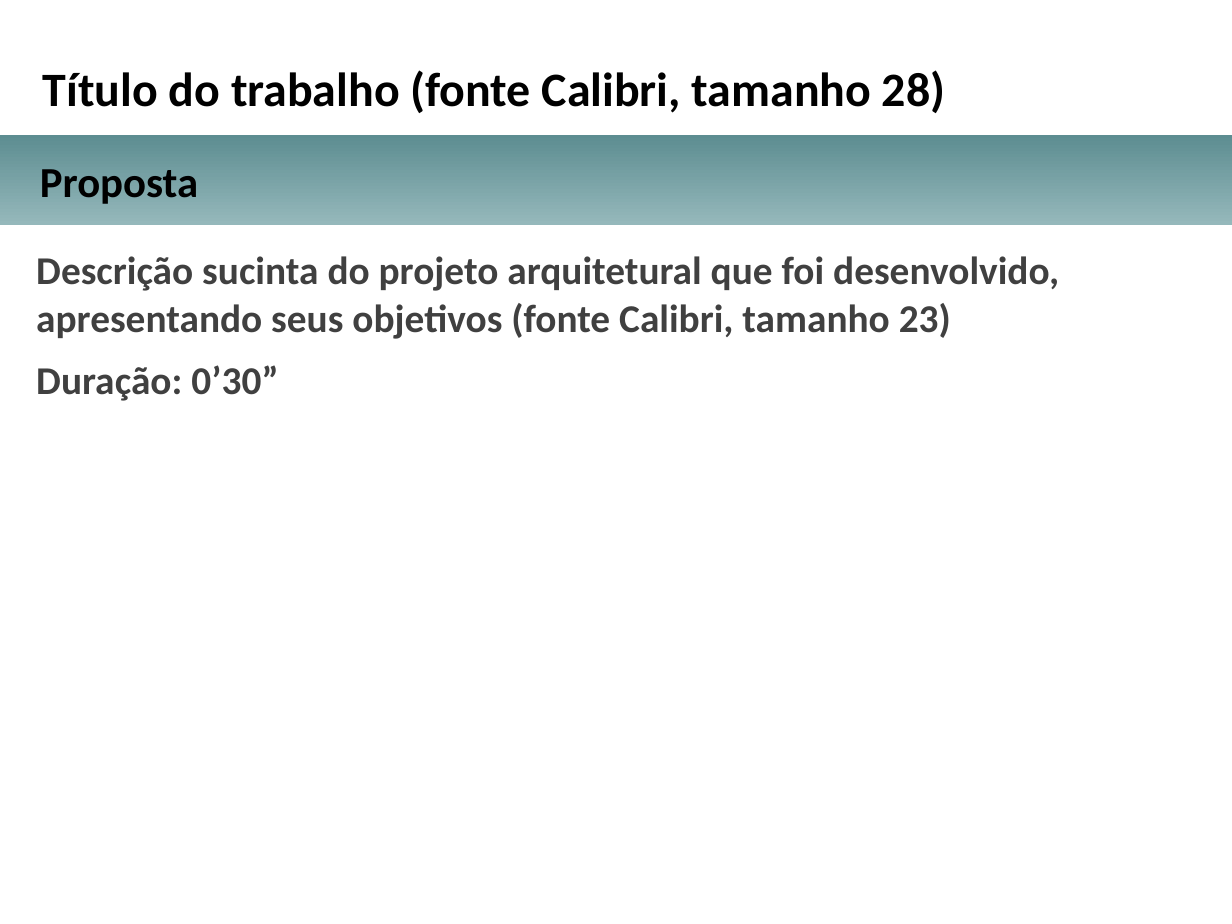
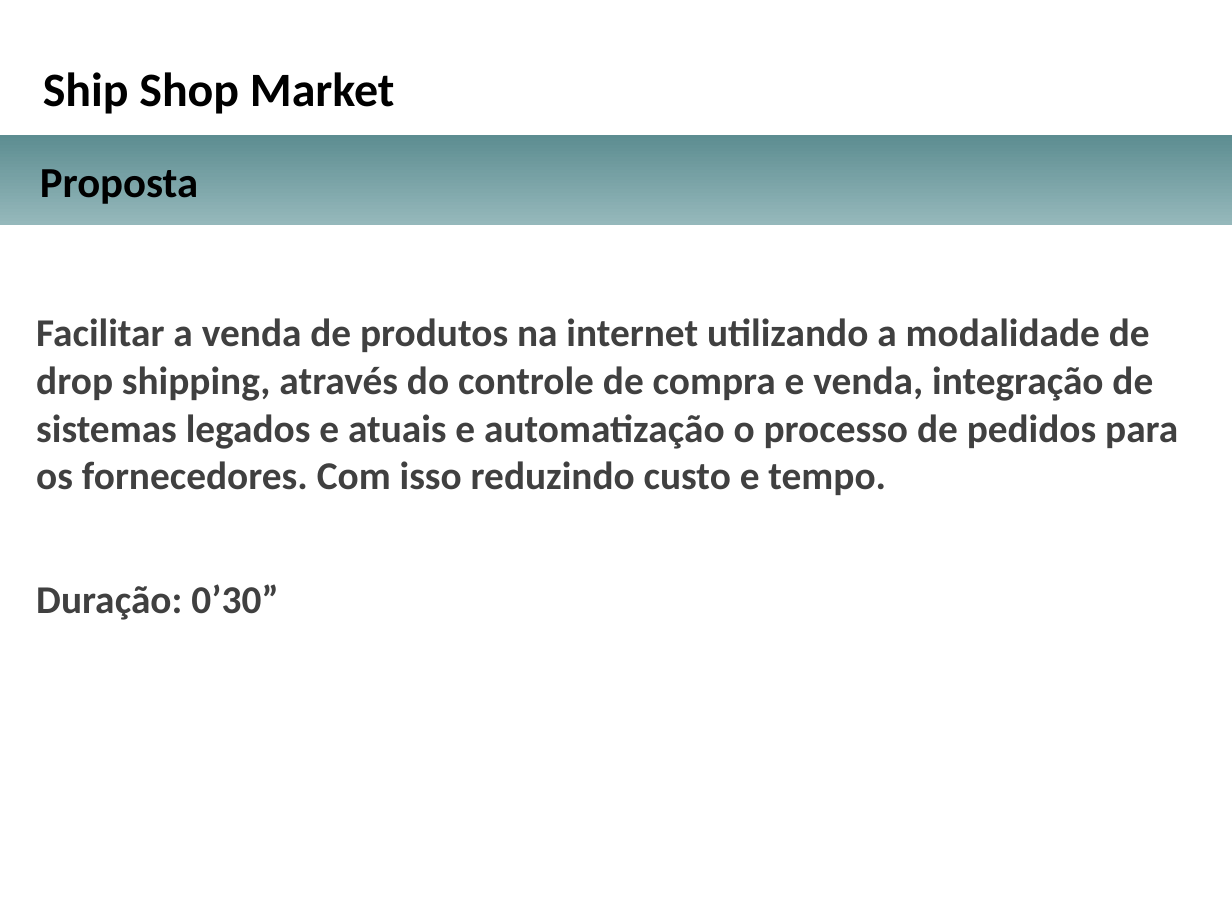
Before and after one commit to dvp333/tcc-arq-soft-dist, a slide deck: slide 2 of Enunciado e modelos/Orientação e Modelo para a Apresentação para a Banca/Apresentacao_projeto_arquitetural_TCC.pptx. Drawn at 1232x924 pixels with LibreOffice and Linux fonts; fonts in the diff are those of the drawing; background and template pictures are left out. Boxes give left, top, right and bottom in pixels: in the first picture for what was removed or moved away, otherwise in the second. Text is boxed around its words. In the diff, an @@ line names an element or a change of style, - is before the commit and + after.

```diff
--- a/Enunciado e modelos/Orientação e Modelo para a Apresentação para a Banca/Apresentacao_projeto_arquitetural_TCC.pptx
+++ b/Enunciado e modelos/Orientação e Modelo para a Apresentação para a Banca/Apresentacao_projeto_arquitetural_TCC.pptx
@@ text at (x1=43, y1=72, x2=394, y2=114): text changed @@
-Título do trabalho (fonte Calibri, tamanho 28)
+Ship Shop Market
@@ text at (x1=36, y1=318, x2=1178, y2=495): text changed @@
-Descrição sucinta do projeto arquitetural que foi desenvolvido, apresentando seus objetivos (fonte Calibri, tamanho 23)
+Facilitar a venda de produtos na internet utilizando a modalidade de drop shipping, através do controle de compra e venda, integração de sistemas legados e atuais e automatização o processo de pedidos para os fornecedores. Com isso reduzindo custo e tempo.
```
Also in this commit, not shown: 10 other slides changed.
